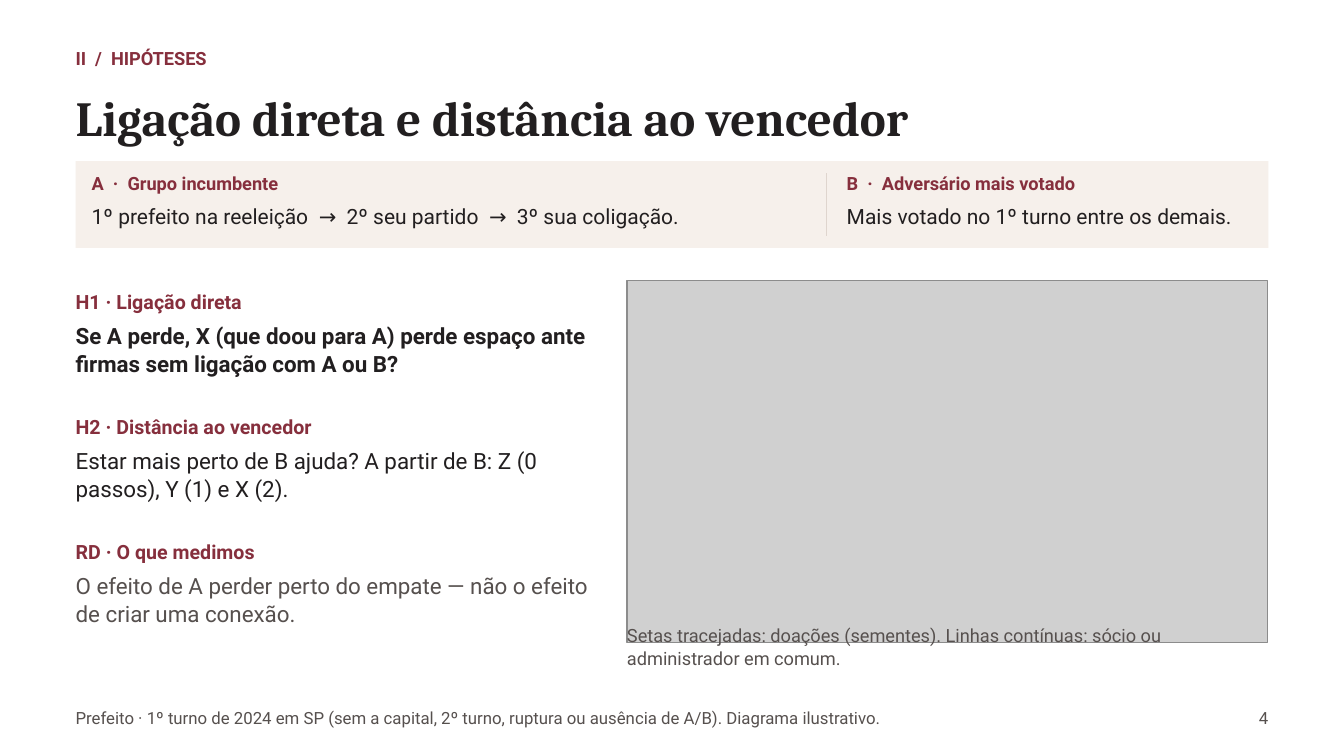
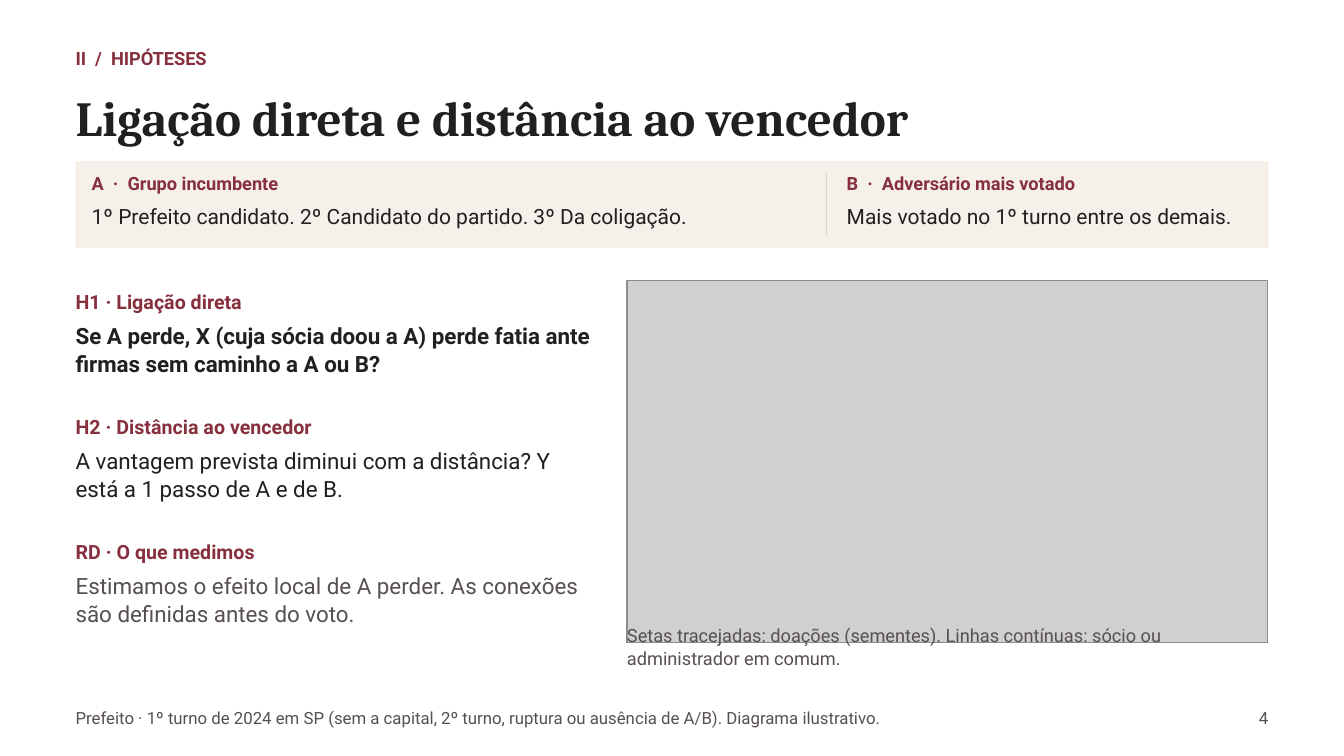
Before and after one commit to rafaelt0/redes-empresariais-alternancia-politica, a slide deck: slide 4 of output/deck.pptx. Drawn at 1344x756 pixels with LibreOffice and Linux fonts; fonts in the diff are those of the drawing; grey boxes stand for pictures. Boxes give left, top, right and bottom in pixels: in the first picture for what was removed or moved away, otherwise in the second. Text is boxed around its words. In the diff, an @@ line names an element or a change of style, - is before the commit and + after.

Commit message:
feat: esclarecer sementes, coortes e resultados de H1 e H2 (#8)
- Explicar como doações definem sementes e distâncias na rede nacional
- Refinar a apresentação dos contrastes e da incerteza dos resultados

```diff
--- a/output/deck.pptx
+++ b/output/deck.pptx
@@ text at [92, 208, 686, 229]: text changed @@
-1º prefeito na reeleição → 2º seu partido → 3º sua coligação.
+1º Prefeito candidato. 2º Candidato do partido. 3º Da coligação.
@@ text at [76, 326, 590, 373]: text changed @@
-Se A perde, X (que doou para A) perde espaço ante firmas sem ligação com A ou B?
+Se A perde, X (cuja sócia doou a A) perde fatia ante firmas sem caminho a A ou B?
@@ text at [76, 452, 550, 502]: text changed @@
-Estar mais perto de B ajuda? A partir de B: Z (0 passos), Y (1) e X (2).
+A vantagem prevista diminui com a distância? Y está a 1 passo de A e de B.
@@ text at [76, 577, 578, 622]: text changed @@
-O efeito de A perder perto do empate — não o efeito de criar uma conexão.
+Estimamos o efeito local de A perder. As conexões são definidas antes do voto.
```
Also in this commit, not shown: 7 other slides changed, 6 other files.
